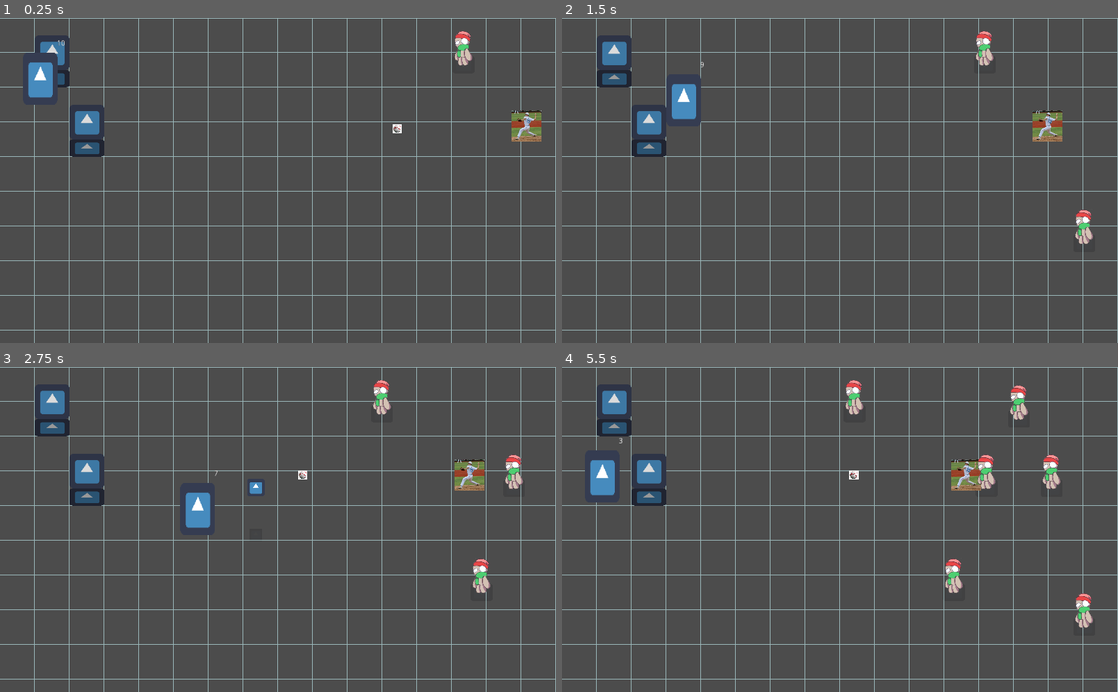
Above: before the commit, frames 1-4 (two rows, left to right).
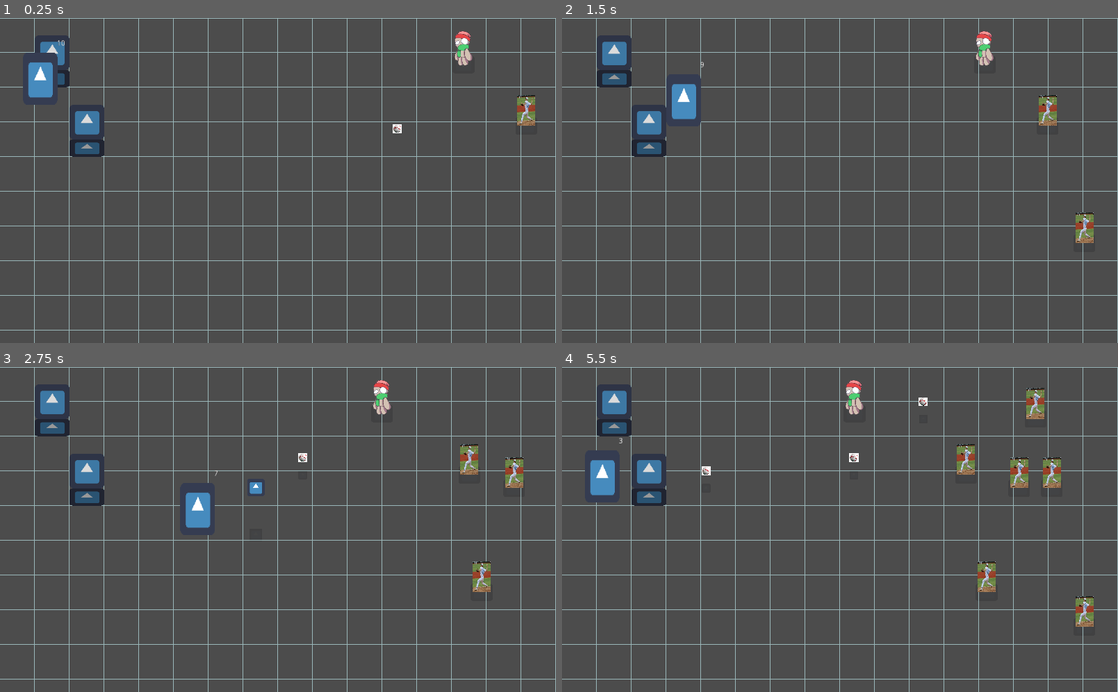
Above: after the commit, the same moments.

Repository: reidbhuntley/snowfort
Game: Godot game, scene res://Scenes/Main.tscn
Same seed, same stepped clock (60 frames per second), same inputs: the game is played once before the commit and once after it. The engine's default icon, where the game draws it, is replaced by a stand-in: a white triangle on a blue panel in a dark square.
Inputs (mouse positions are in pixels of both pictures, inside the frame that each line leads up to):
- Up to frame 1 (0.25 s): no input
- Up to frame 2 (1.5 s): move the mouse to (962, 164) at 0.52 s; hold D (move_right) 0.53-1.28 s; click (962, 164) at 0.6 s; tap Space (ui_select) at 0.77 s; move the mouse to (728, 196) at 1.27 s; hold S (move_down) from 1.28 s (still down); tap E (build_wall) at 1.35 s
- Up to frame 3 (2.75 s): tap Space (ui_select) at 1.52 s; click (166, 545) at 1.55 s; move the mouse to (333, 458) at 2.02 s; release S (move_down) at 2.03 s; hold D (move_right) from 2.03 s (still down); click (333, 458) at 2.1 s
- Up to frame 4 (5.5 s): move the mouse to (812, 594) at 2.77 s; release D (move_right) at 2.78 s; hold W (move_up) 2.78-3.53 s; click (812, 594) at 2.85 s; tap Space (ui_select) at 3.02, 3.77, 4.52 s; move the mouse to (1006, 578) at 3.52 s; hold E (build_wall) 3.53-4.28 s; hold A (move_left) 3.53-5.03 s; click (1006, 578) at 3.8 s; move the mouse to (673, 480) at 4.27 s; click (673, 480) at 4.35 s; move the mouse to (867, 529) at 5.02 s; hold S (move_down) from 5.03 s (still down); click (867, 529) at 5.1 s

The runs differ from the first frame. In frame 1, 0.6% of the frame differs, in the area x 92-98%, y 23-39%; in frame 2, 1.0%; in frame 3, 1.4%; in frame 4, 3.1%, in the area x 25-96%, y 5-81%.

Commit message:
Add depth and height to throwing enemy

Diff:
--- a/Scenes/EnemySpawner/EnemySpawner.gd
+++ b/Scenes/EnemySpawner/EnemySpawner.gd
@@ -3,7 +3,7 @@
 onready var grid = get_parent().get_node("Grid")
 onready var LASTCOL = grid.grid_bounds.x - 1
 
-onready var MOB_SCENE = preload("res://Scenes/Mobs/RunningEnemy.tscn")
+onready var MOB_SCENE = preload("res://Scenes/Mobs/ThrowingEnemy.tscn")
 
 func spawn_mob():
 	var mob = MOB_SCENE.instance()
--- a/Scenes/ThrowingEnemy.gd
+++ b/Scenes/Mobs/ThrowingEnemy.gd
@@ -1,4 +1,6 @@
 extends KinematicBody2D
+
+const BULLET_HEIGHT = 32
 
 var defaultSpeed = 60
 var speed  = defaultSpeed
@@ -31,3 +33,4 @@
 	var bullet = PROJECTILE_SCENE.instance()
 	bullet.position = get_global_position()
 	get_parent().add_child(bullet)
+	bullet.node_height.height_coord = BULLET_HEIGHT
--- a/Scenes/Mobs/ThrowingEnemy.tscn
+++ b/Scenes/Mobs/ThrowingEnemy.tscn
@@ -1,23 +1,28 @@
-[gd_scene load_steps=4 format=2]
+[gd_scene load_steps=7 format=2]
 
-[ext_resource path="res://Scenes/ThrowingEnemy.gd" type="Script" id=1]
+[ext_resource path="res://Scenes/Mobs/ThrowingEnemy.gd" type="Script" id=1]
 [ext_resource path="res://Scenes/Mobs/BaseballMan.jpg" type="Texture" id=2]
+[ext_resource path="res://Scenes/NodeHeight/Hitbox/Hitbox.tscn" type="PackedScene" id=3]
+[ext_resource path="res://Scenes/NodeHeight/NodeHeight.tscn" type="PackedScene" id=4]
 
 [sub_resource type="CapsuleShape2D" id=1]
+radius = 3.8358
+height = 10.1832
+
+[sub_resource type="RectangleShape2D" id=2]
+extents = Vector2( 16.7863, 27.6398 )
 
 [node name="ThrowingEnemy" type="KinematicBody2D"]
+collision_layer = 4
 script = ExtResource( 1 )
 __meta__ = {
 "_edit_group_": true
 }
 
-[node name="Sprite" type="Sprite" parent="."]
-scale = Vector2( 0.25, 0.25 )
-texture = ExtResource( 2 )
-
-[node name="CollisionShape2D" type="CollisionShape2D" parent="."]
-scale = Vector2( 1.8, 1.8 )
-shape = SubResource( 1 )
+[node name="NodeHeight" parent="." instance=ExtResource( 4 )]
+height = 58.0
+thickness = 32.0
+shadow_width = 40.0
 
 [node name="TimeBetweenThrows" type="Timer" parent="."]
 wait_time = 2.0
@@ -25,5 +30,24 @@
 
 [node name="TimerForThrows" type="Timer" parent="."]
 one_shot = true
+
+[node name="Sprite" type="Sprite" parent="."]
+position = Vector2( 0, -28.8484 )
+scale = Vector2( 0.15, 0.25 )
+texture = ExtResource( 2 )
+
+[node name="CollisionShape2D" type="CollisionShape2D" parent="."]
+position = Vector2( 0, -7.22064 )
+rotation = 1.5708
+scale = Vector2( 1.8, 1.8 )
+shape = SubResource( 1 )
+
+[node name="Hitbox" parent="." instance=ExtResource( 3 )]
+node_height_path = NodePath("../NodeHeight")
+
+[node name="CollisionShape2D" type="CollisionShape2D" parent="Hitbox"]
+position = Vector2( 0.184021, -28.5239 )
+shape = SubResource( 2 )
 [connection signal="timeout" from="TimeBetweenThrows" to="." method="_on_TimeBetweenThrows_timeout"]
 [connection signal="timeout" from="TimerForThrows" to="." method="_on_TimerForThrows_timeout"]
+[connection signal="hitbox_entered" from="Hitbox" to="." method="_on_Hitbox_hitbox_entered"]
--- a/Scenes/ThrowingEnemyProjectile.gd
+++ b/Scenes/Mobs/ThrowingEnemyProjectile.gd
@@ -1,4 +1,4 @@
-extends Area2D
+extends Hitbox
 
 var speed := 400.0
 
--- a/Scenes/Mobs/ThrowingEnemyProjectile.tscn
+++ b/Scenes/Mobs/ThrowingEnemyProjectile.tscn
@@ -1,16 +1,23 @@
-[gd_scene load_steps=4 format=2]
+[gd_scene load_steps=5 format=2]
 
 [ext_resource path="res://Scenes/Mobs/Baseball.jpg" type="Texture" id=1]
-[ext_resource path="res://Scenes/ThrowingEnemyProjectile.gd" type="Script" id=2]
+[ext_resource path="res://Scenes/Mobs/ThrowingEnemyProjectile.gd" type="Script" id=2]
+[ext_resource path="res://Scenes/NodeHeight/NodeHeight.tscn" type="PackedScene" id=3]
 
 [sub_resource type="CircleShape2D" id=1]
 
 [node name="ThrowingEnemyProjectile" type="Area2D"]
-position = Vector2( 1168.48, 188.574 )
+position = Vector2( 0.19397, -8.28468 )
 script = ExtResource( 2 )
 __meta__ = {
 "_edit_group_": true
 }
+node_height_path = NodePath("NodeHeight")
+
+[node name="NodeHeight" parent="." instance=ExtResource( 3 )]
+height = 16.0
+thickness = 16.0
+shadow_width = 16.0
 
 [node name="Sprite" type="Sprite" parent="."]
 scale = Vector2( 0.01, 0.01 )
